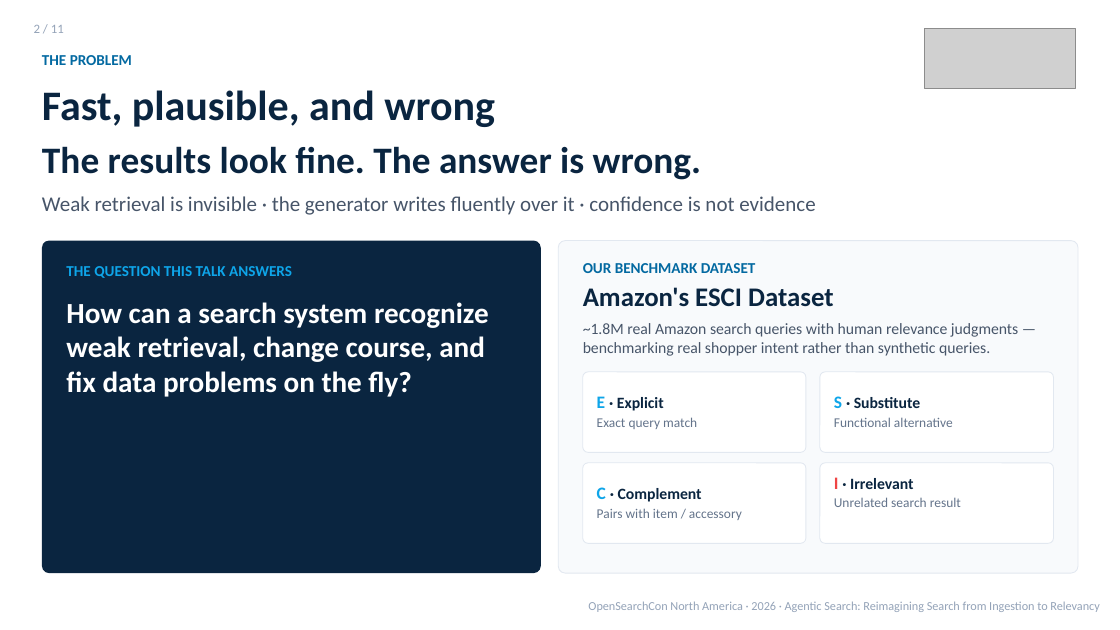
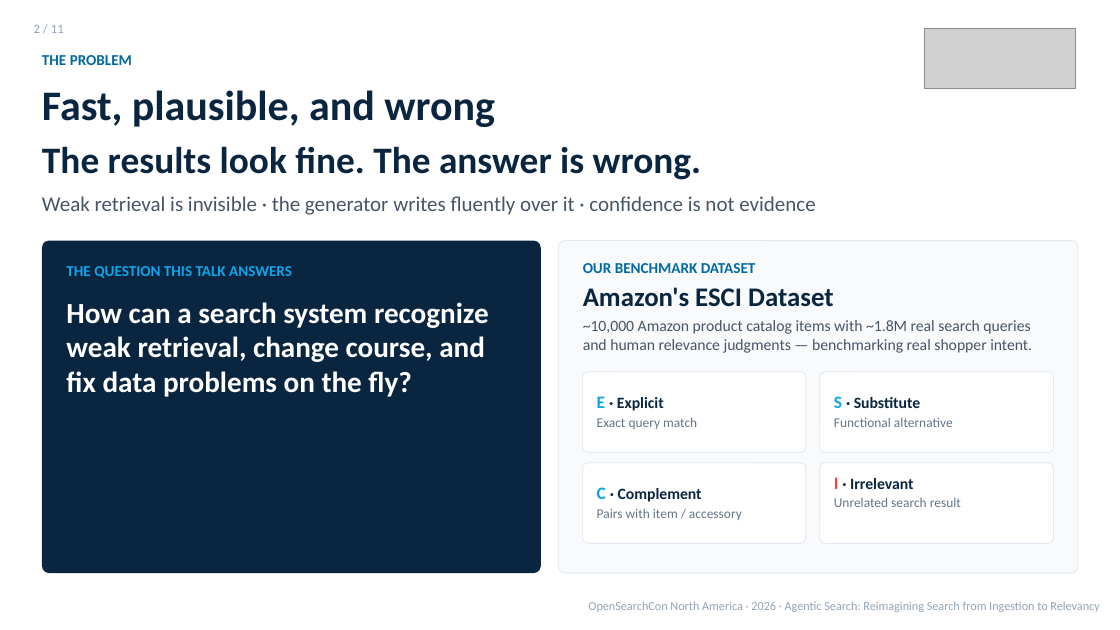
Before and after one commit to kmwtechnology/opensearch2026-agentic-search, a slide deck: slide 3 of docs/presentation/Agentic_Search_Talk_Draft_v1.pptx (slide 2 before the commit). Drawn at 1120x630 pixels with LibreOffice and Linux fonts; fonts in the diff are those of the drawing; grey boxes stand for pictures. Boxes give left, top, right and bottom in pixels: in the first picture for what was removed or moved away, otherwise in the second. Text is boxed around its words. In the diff, an @@ line names an element or a change of style, - is before the commit and + after.

Commit message:
docs: update Agentic Search Talk draft presentation

```diff
--- a/docs/presentation/Agentic_Search_Talk_Draft_v1.pptx
+++ b/docs/presentation/Agentic_Search_Talk_Draft_v1.pptx
@@ text at box(583, 320, 1032, 353): text changed @@
-~1.8M real Amazon search queries with human relevance judgments — benchmarking real shopper intent rather than synthetic queries.
+~10,000 Amazon product catalog items with ~1.8M real search queries and human relevance judgments — benchmarking real shopper intent.
```
Also in this commit, not shown: 6 other slides changed, 1 slide added.
